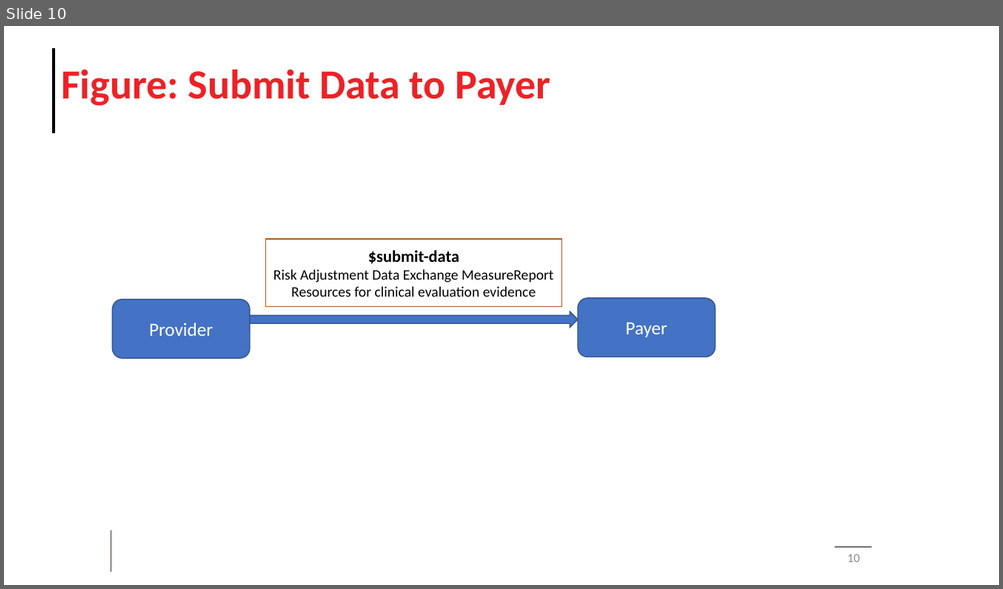
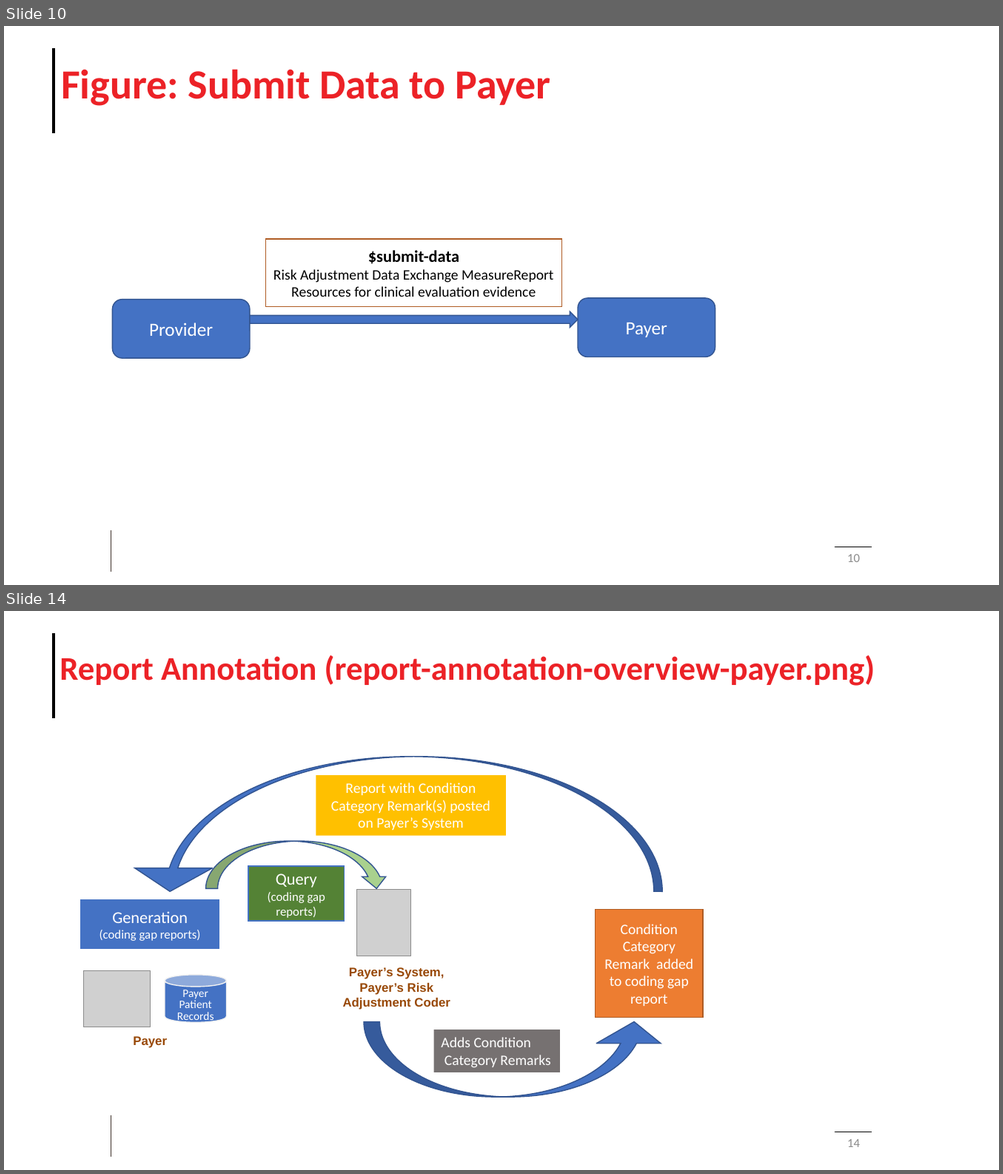
Before and after one commit to HL7/davinci-ra, a slide deck: input/images/Source/Risk Adjustment Images.pptx. Shown one above the other, each under a label of ours: slide 10 before the commit, slides 10 and 14 after it; the slides between them are not shown. The pictures are 1003x589 and 1003x1174 pixels, drawn with LibreOffice and Linux fonts; fonts in the diff are those of the drawing; grey boxes stand for pictures; background and template pictures are left out. Boxes give left, top, right and bottom in pixels: in the first picture for what was removed or moved away, otherwise in the second. Text is boxed around its words. In the diff, an @@ line names an element or a change of style, - is before the commit and + after.

Commit message:
Updated "Add Remarks to Condition Category" with new images and text

```diff
--- a/input/images/Source/Risk Adjustment Images.pptx
+++ b/input/images/Source/Risk Adjustment Images.pptx
@@ slide 14 added at [4,611,999,1170], background #FFFFFF; not listed: 3 template elements that a slide beside it also shows @@
@@ title added at [60,655,875,686], 32 pt, text #EC2227, bold @@
+Report Annotation (report-annotation-overview-payer.png)
@@ curved down arrow added at [131,757,662,891], fill #4472C4, outline #325491 1 pt @@
@@ rectangle added at [316,775,506,835], fill #FFC000, 14 pt, text #FFFFFF @@
+Report with Condition Category Remark(s) posted on Payer’s System
@@ curved down arrow added at [205,842,388,889], fill #A9D18E, outline #325491 1 pt @@
@@ rectangle added at [248,866,344,921], fill #548235, outline #4472C4 1 pt, 12 pt, text #FFFFFF @@
+Query
+(coding gap reports)
@@ picture added at [357,890,410,957] @@
@@ rectangle added at [81,900,219,949], fill #4472C4, outline #4472C4 1 pt, 12 pt, text #FFFFFF @@
+Generation
+(coding gap reports)
@@ rectangle added at [595,909,703,1017], fill #ED7D31, outline #AF5C24 1 pt, 14 pt, text #FFFFFF @@
+Condition Category Remark added to coding gap report
@@ picture added at [84,971,151,1028] @@
@@ cylinder added at [165,975,226,1023], fill #4472C4, outline #F2F2F2 1 pt, 11 pt, text #FFFFFF @@
+Payer Patient Records
@@ text added at [343,968,449,1010], 12 pt, text #984807, bold @@
+Payer’s System, Payer’s Risk Adjustment Coder
@@ curved down arrow added at [364,1022,666,1097], fill #4472C4, outline #325491 1 pt @@
@@ rectangle added at [434,1031,560,1073], fill #767171, 14 pt, text #FFFFFF @@
+Adds Condition
+Category Remarks
@@ text added at [133,1037,167,1048], 12 pt, text #984807, bold @@
+Payer
@@ page number added at [847,1139,859,1147], 12 pt, text #8C8C8C @@
+14
```
Also in this commit, not shown: 1 slide changed, 3 other files.
